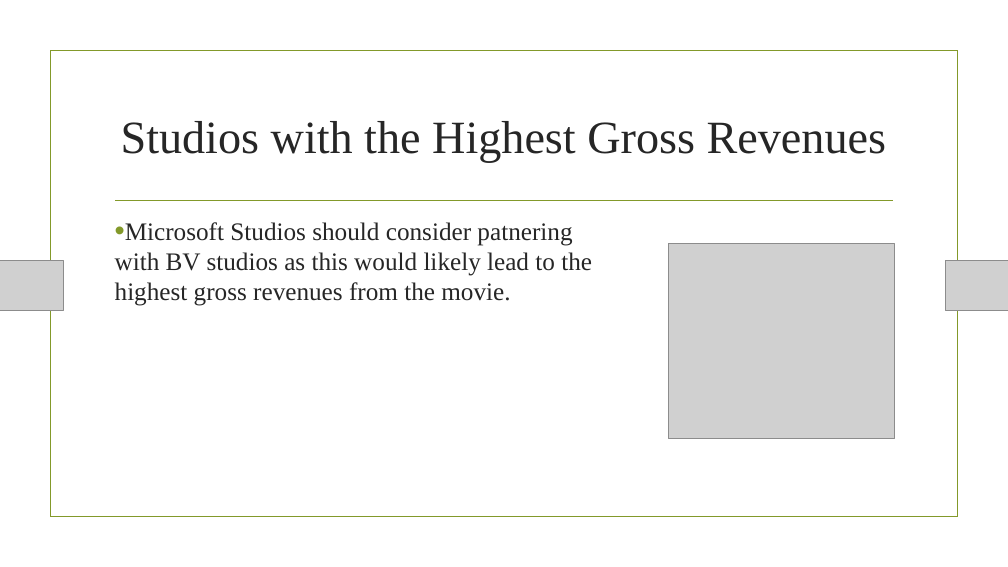
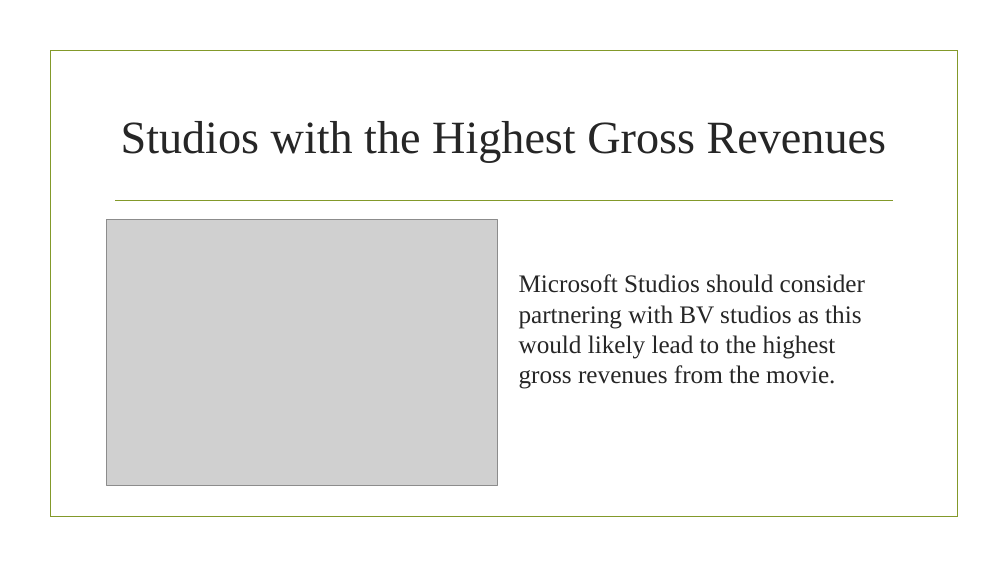
Before and after one commit to S-Kagwi/dsc-phase-1-project-v2-4, a slide deck: slide 6 of Presentation.pptx. Drawn at 1008x567 pixels with LibreOffice and Linux fonts; fonts in the diff are those of the drawing; grey boxes stand for pictures; background and template pictures are left out. Boxes give left, top, right and bottom in pixels: in the first picture for what was removed or moved away, otherwise in the second. Text is boxed around its words. In the diff, an @@ line names an element or a change of style, - is before the commit and + after.

```diff
--- a/Presentation.pptx
+++ b/Presentation.pptx
@@ rectangle removed at box(50, 51, 957, 517) @@
@@ rectangle added at box(50, 51, 957, 517), outline #83992A 1.25 pt @@
@@ picture added at box(107, 220, 497, 486) @@
@@ picture removed at box(0, 261, 63, 311) @@
@@ picture removed at box(668, 244, 895, 439) @@
@@ picture removed at box(946, 261, 1008, 311) @@
@@ text at box(519, 274, 865, 389): text changed @@
-• Microsoft Studios should consider patnering with BV studios as this would likely lead to the highest gross revenues from the movie.
+Microsoft Studios should consider partnering with BV studios as this would likely lead to the highest gross revenues from the movie.
```
Also in this commit, not shown: 4 other slides changed, 3 other files.
